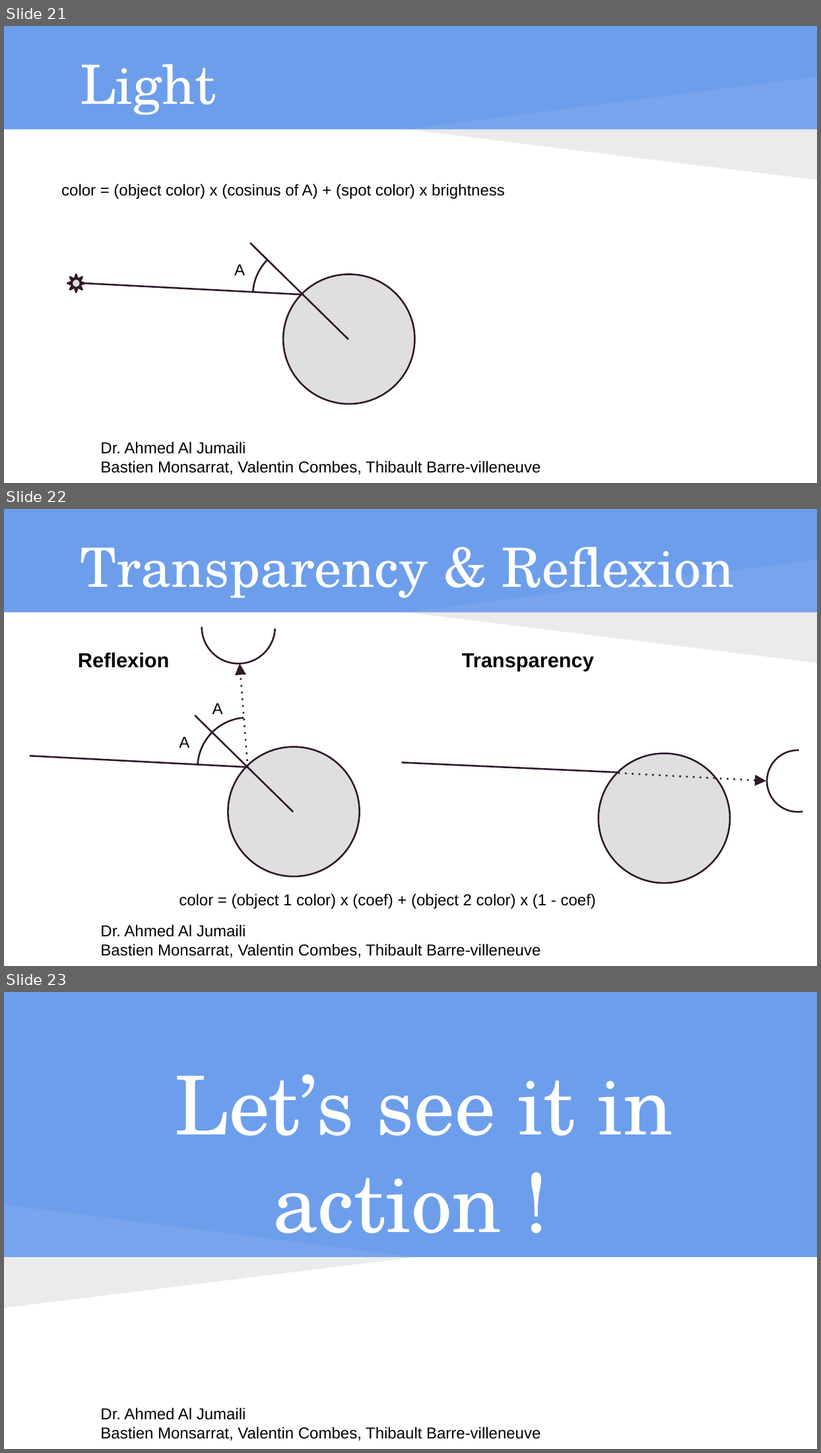
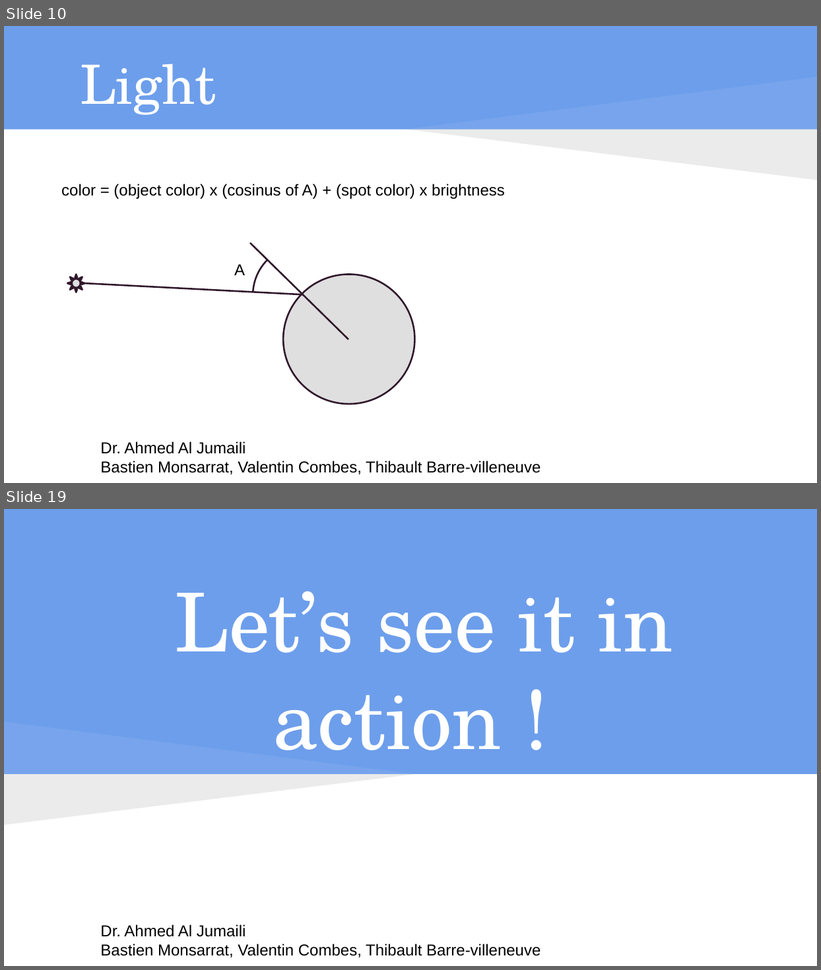
Before and after one commit to isundil/drt, a slide deck: Presentation DS - drt.pptx. Shown one above the other, each under a label of ours: slides 21, 22 and 23 before the commit, slides 10 and 19 after it; the slides between them are not shown. The pictures are 821x1453 and 821x970 pixels, drawn with LibreOffice and Linux fonts; fonts in the diff are those of the drawing. Boxes give left, top, right and bottom in pixels: in the first picture for what was removed or moved away, otherwise in the second. Text is boxed around its words. In the diff, an @@ line names an element or a change of style, - is before the commit and + after.

```diff
--- a/Presentation DS - drt.pptx
+++ b/Presentation DS - drt.pptx
@@ slide 22 removed at (4,509,817,966), background #6D9EEB; not listed: 4 template elements that a slide beside it also shows @@
@@ title removed at (80,547,735,598) @@
-Transparency & Reflexion
@@ arc (boxed as its full ellipse) removed at (201,590,275,663) @@
@@ text removed at (78,652,170,668) @@
-Reflexion
@@ arrow removed from (248, 768) to (240, 663) @@
@@ text removed at (462,653,594,671) @@
-Transparency
@@ text removed at (213,703,223,714) @@
-A
@@ line removed from (294, 813) to (195, 716) @@
@@ arc (boxed as its full ellipse) removed at (197,718,298,818) @@
@@ text removed at (179,737,189,748) @@
-A
@@ line removed from (29, 757) to (248, 768) @@
@@ ellipse removed at (228,747,360,877) @@
@@ line removed from (401, 762) to (618, 772) @@
@@ ellipse removed at (599,754,730,884) @@
@@ arc (boxed as its full ellipse) removed at (767,751,817,813) @@
@@ arrow removed from (618, 773) to (766, 782) @@
@@ text removed at (179,894,596,909) @@
-color = (object 1 color) x (coef) + (object 2 color) x (1 - coef)
@@ what was slide 21 is now slide 10 @@
@@ what was slide 23 is now slide 19 @@
```
Also in this commit, not shown: 4 slides changed, 1 slide added, 4 other slides removed.
